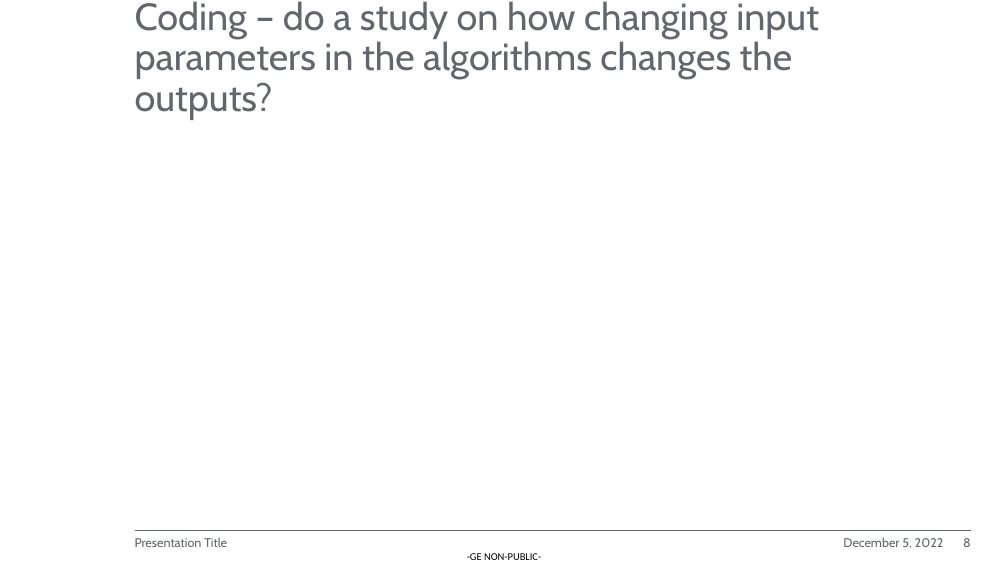
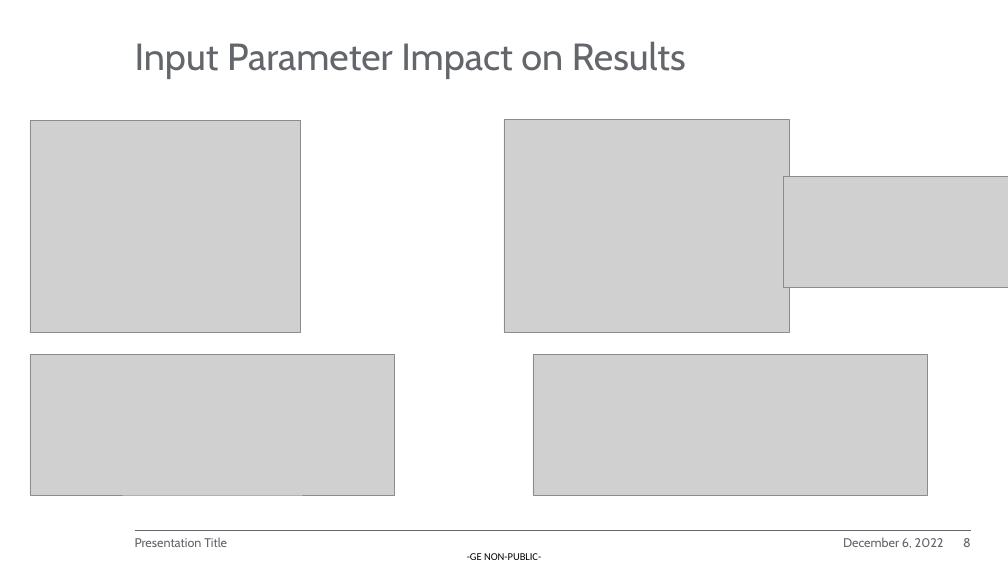
Before and after one commit to EEDP-2022-A/A-Course_Software_Homework_2022, a slide deck: slide 8 of Sprint Review PPT.pptx. Drawn at 1008x567 pixels with LibreOffice and Linux fonts; fonts in the diff are those of the drawing; grey boxes stand for pictures; background and template pictures are left out. Boxes give left, top, right and bottom in pixels: in the first picture for what was removed or moved away, otherwise in the second. Text is boxed around its words. In the diff, an @@ line names an element or a change of style, - is before the commit and + after.

```diff
--- a/Sprint Review PPT.pptx
+++ b/Sprint Review PPT.pptx
@@ title at (135, 41, 686, 79): text changed @@
-Coding – do a study on how changing input parameters in the algorithms changes the outputs?
+Input Parameter Impact on Results
@@ picture added at (504, 119, 789, 333) @@
@@ picture added at (30, 120, 300, 333) @@
@@ picture added at (783, 177, 1008, 287) @@
@@ picture added at (30, 354, 395, 495) @@
@@ picture added at (533, 355, 928, 495) @@
@@ text at (843, 537, 944, 548): text changed @@
-December 5, 2022
+December 6, 2022
```
Also in this commit, not shown: 10 other slides changed.
